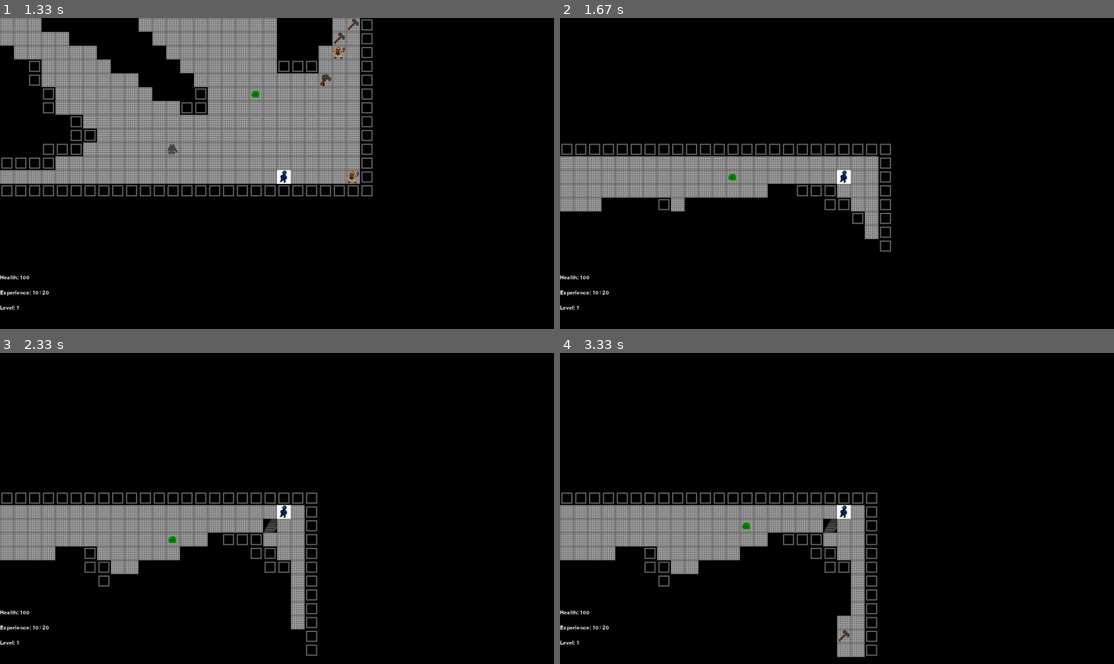
Above: before the commit, frames 1-4 (two rows, left to right).
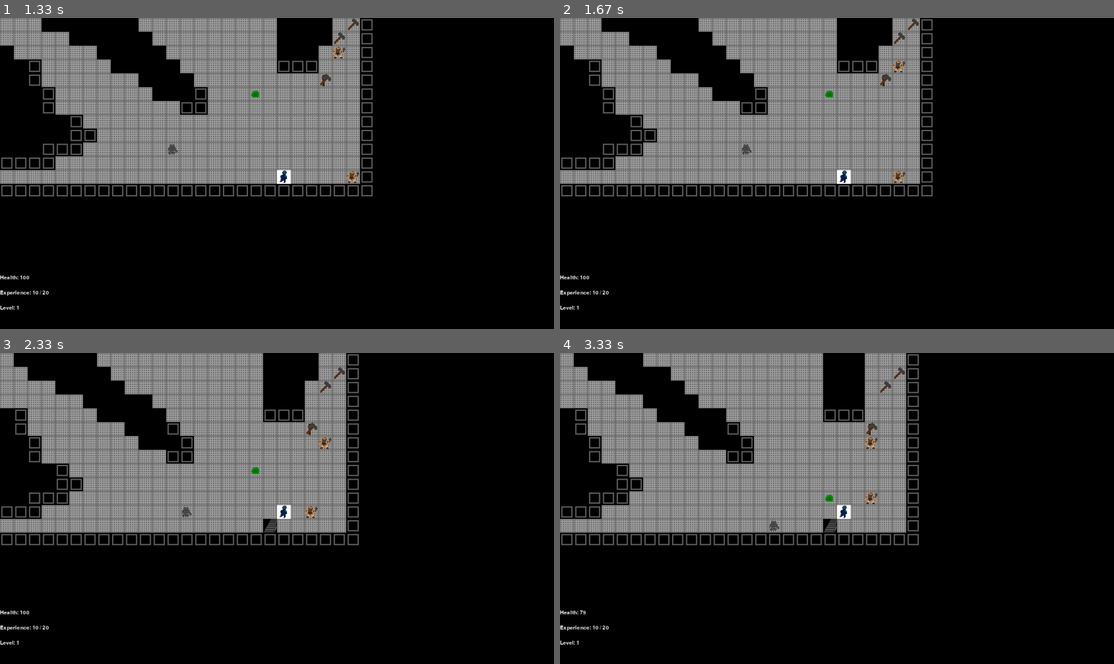
Above: after the commit, the same moments.

Repository: Leemoose/Roguelike-Framework
Game: pygame game, started from roguewriting.py
Same seed, same stepped clock (60 frames per second), same inputs: the game is played once before the commit and once after it.
Inputs:
- Up to frame 1 (1.33 s): tap 1 at 0.33, 0.67, 1 s
- Up to frame 2 (1.67 s): tap . at 1.33 s
- Up to frame 3 (2.33 s): hold D 1.67-2.13 s; hold W from 2.17 s (still down)
- Up to frame 4 (3.33 s): release W at 2.47 s; hold D 2.5-2.97 s; tap . at 2.65 s; hold A from 3 s (still down)

Frame 1 is identical in both runs. In frame 2, 25% of the frame differs, in the area x 0-68%, y 0-76%; in frame 3, 29%; in frame 4, 30%, in the area x 0-65%, y 0-98%.

Commit message:
fixed bug with shift inputs

Diff:
--- a/character.py
+++ b/character.py
@@ -105,6 +105,9 @@
             item.dropable = True
             item.equipped = False
 
+    def wait(self):
+        self.energy -=  100
+
     def check_for_levelup(self):
         if self.level != self.max_level and self.experience >= self.experience_to_next_level:
             self.level_up()
--- a/keyboard.py
+++ b/keyboard.py
@@ -14,12 +14,16 @@
         keys_to_string[pygame.K_e] = "e"
         keys_to_string[pygame.K_ESCAPE] = "esc"
         keys_to_string[pygame.K_1] = "1"
-        keys_to_string[46] = ">"
-        keys_to_string[44] = "<"
+        keys_to_string[pygame.K_PERIOD] = "."
+        keys_to_string[146] = ">"
+        keys_to_string[144] = "<"
         self.keys_to_string = keys_to_string
 
-    def key_string(self, key):
-        return self.keys_to_string[key]
+    def key_string(self, key, shift_pressed):
+        if not shift_pressed:
+            return self.keys_to_string[key]
+        else:
+            return self.keys_to_string[key + 100]
 
 #Any actions done in the battle screen
     def key_action(self, player, floormap, monsterID, monster_map, item_ID, loop, key, generated_maps):
@@ -45,6 +49,8 @@
             loop.down_floor()
         elif key == "<":
             loop.up_floor()
+        elif key == ".":
+            player.character.wait()
 
     def key_inventory(self, loop, player, item_dict, key):
             if key == "esc":
--- a/loops.py
+++ b/loops.py
@@ -105,7 +105,10 @@
                 return False
             elif event.type == pygame.KEYDOWN:
                 try:
-                    key = keyboard.key_string(event.key)
+                    if event.mod & pygame.KMOD_SHIFT:
+                        key = keyboard.key_string(event.key, True)
+                    else:
+                        key = keyboard.key_string(event.key, False)
                 except:
                     break
                 if self.action == True:
@@ -155,8 +158,11 @@
     def monster_loop(self, energy):
         for monster_key in self.monster_dict.subjects:
             monster = self.monster_dict.subjects[monster_key]
-            monster.character.energy += energy
-            monster.brain.rank_actions(monster, self.monster_map, self.generator.tile_map, self.generator.flood_map, self.player, self.generator, self.item_dict)
+            if self.generator.tile_map.track_map[monster.x][monster.y].seen:
+                monster.brain.is_awake = True
+            if monster.brain.is_awake == True:
+                monster.character.energy += energy
+                monster.brain.rank_actions(monster, self.monster_map, self.generator.tile_map, self.generator.flood_map, self.player, self.generator, self.item_dict)
         """
         self.monster_ai.comprehend_the_universe(self.player.x, self.player.y, self.monster_map, self.tile_map)
         for monster_key in self.monster_dict.subjects:
--- a/monster.py
+++ b/monster.py
@@ -7,6 +7,7 @@
 class Monster_AI():
     def __init__(self):
         self.frontier = None
+        self.is_awake = False
 
     def move_my_poor_meatshield_of_a_pawn(self, monster, monster_map, tile_map):
         x = monster.x
